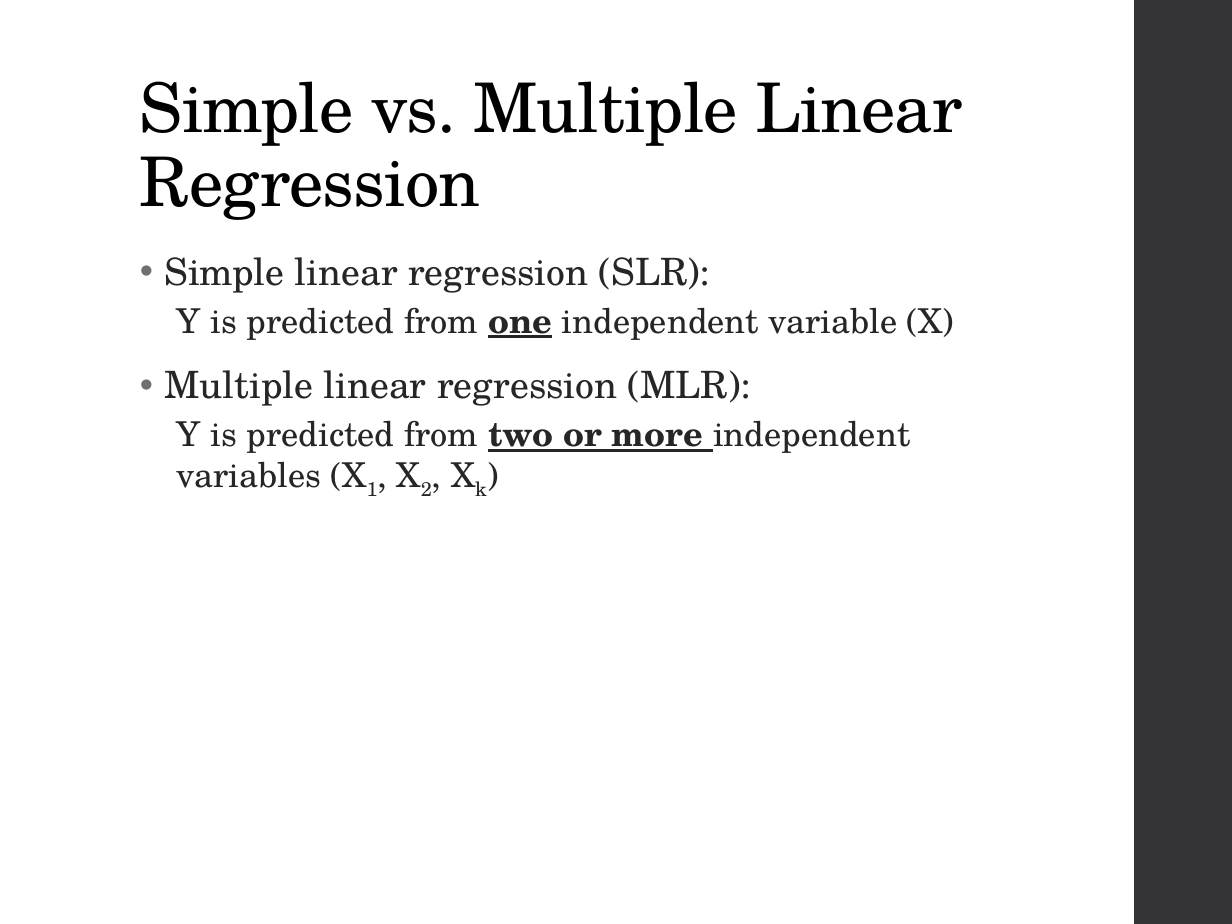
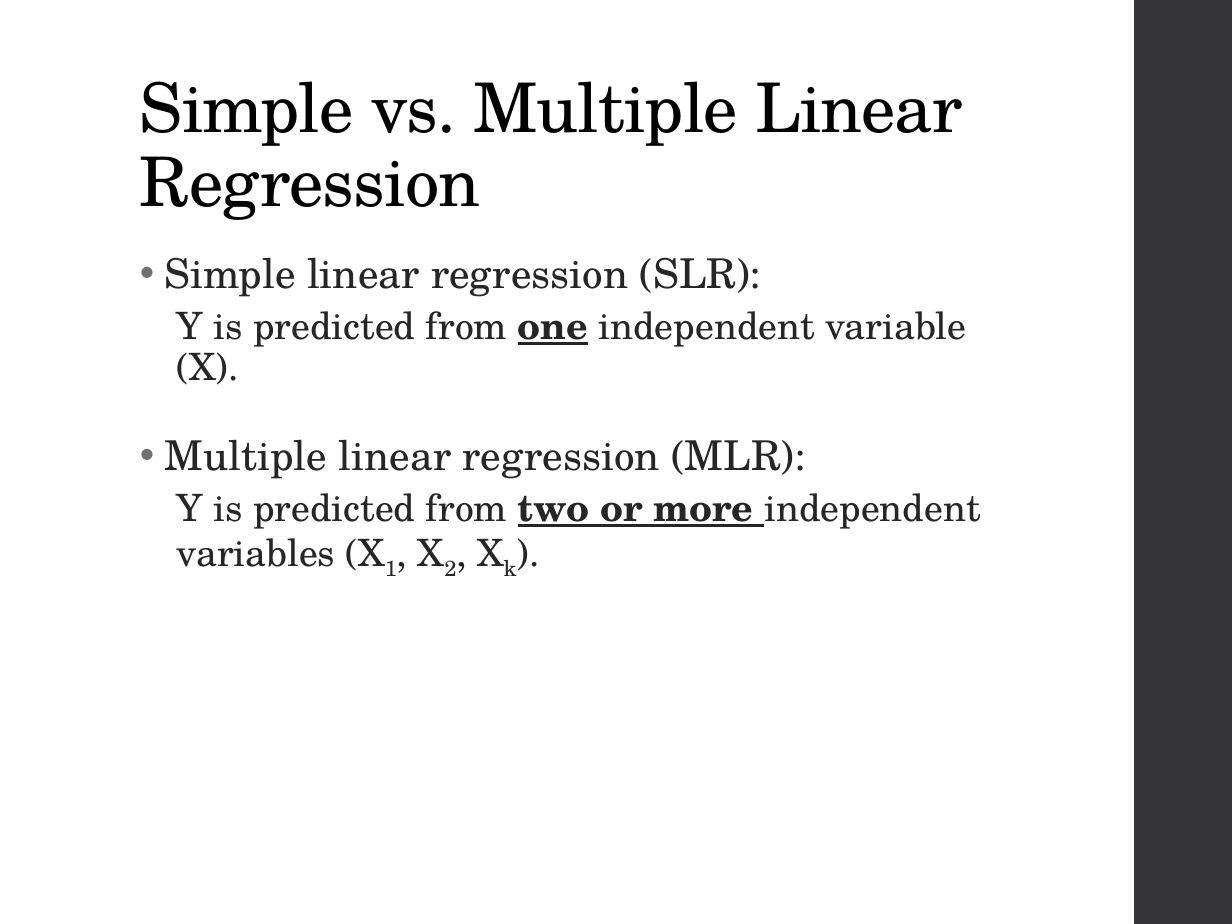
Before and after one commit to ncss-tech/stats_for_soil_survey, a slide deck: slide 6 of presentations/linear_regression/Linear_regression.pptx. Drawn at 1232x924 pixels with LibreOffice and Linux fonts; fonts in the diff are those of the drawing. Boxes give left, top, right and bottom in pixels: in the first picture for what was removed or moved away, otherwise in the second. Text is boxed around its words. In the diff, an @@ line names an element or a change of style, - is before the commit and + after.

Commit message:
adding content to linear regression ppt

```diff
--- a/presentations/linear_regression/Linear_regression.pptx
+++ b/presentations/linear_regression/Linear_regression.pptx
@@ text at box(164, 257, 806, 479): size 22 to 24 pt in "Simple linear regression (SLR):", "Multiple linear regression (MLR):" @@
@@ text at box(177, 311, 966, 385): text changed; size 20 to 22 pt @@
-    Y is predicted from one independent variable (X)
+    Y is predicted from one independent variable (X).
@@ text at box(177, 493, 980, 567): text changed; size 20 to 22 pt @@
-    Y is predicted from two or more independent variables (X1, X2, Xk)
+    Y is predicted from two or more independent variables (X1, X2, Xk).
```
Also in this commit, not shown: 2 other slides changed.
